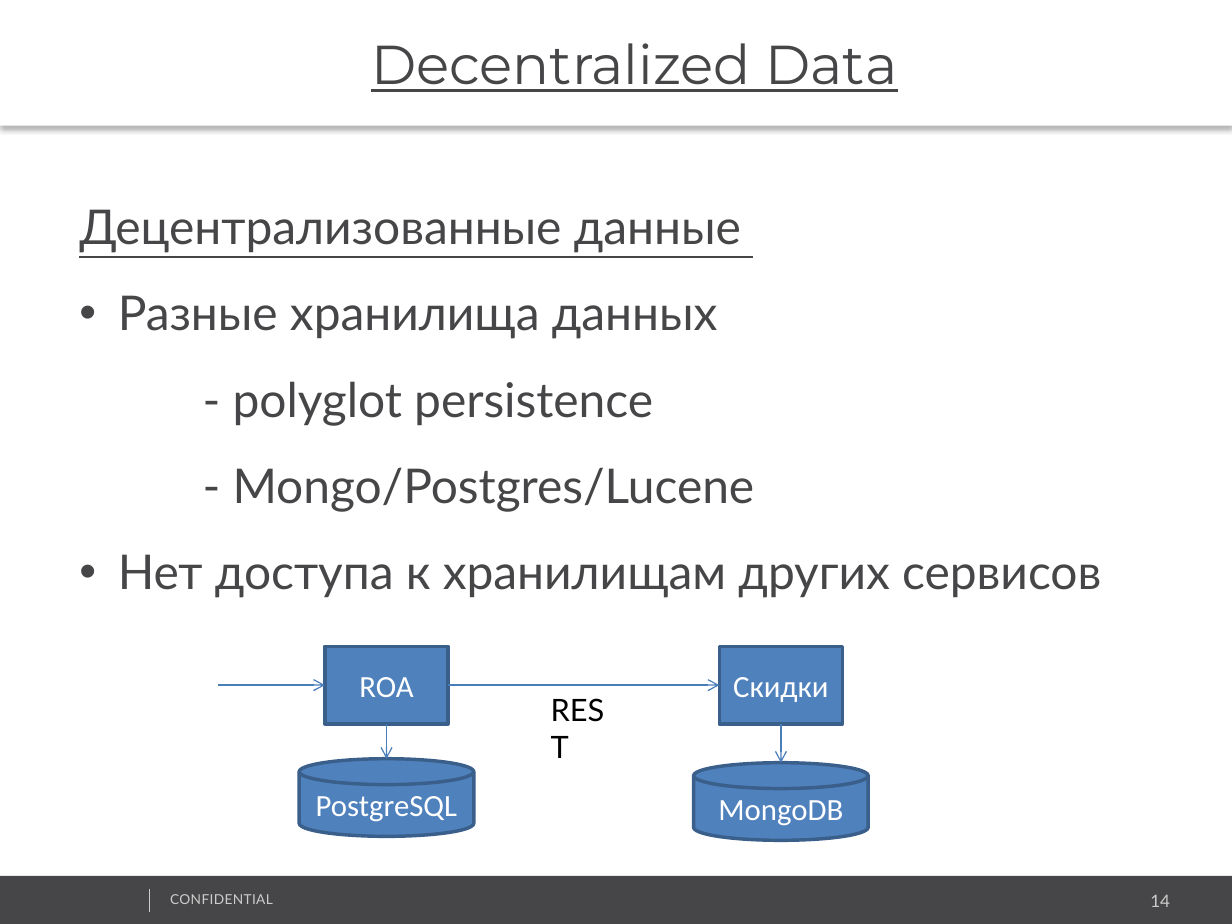
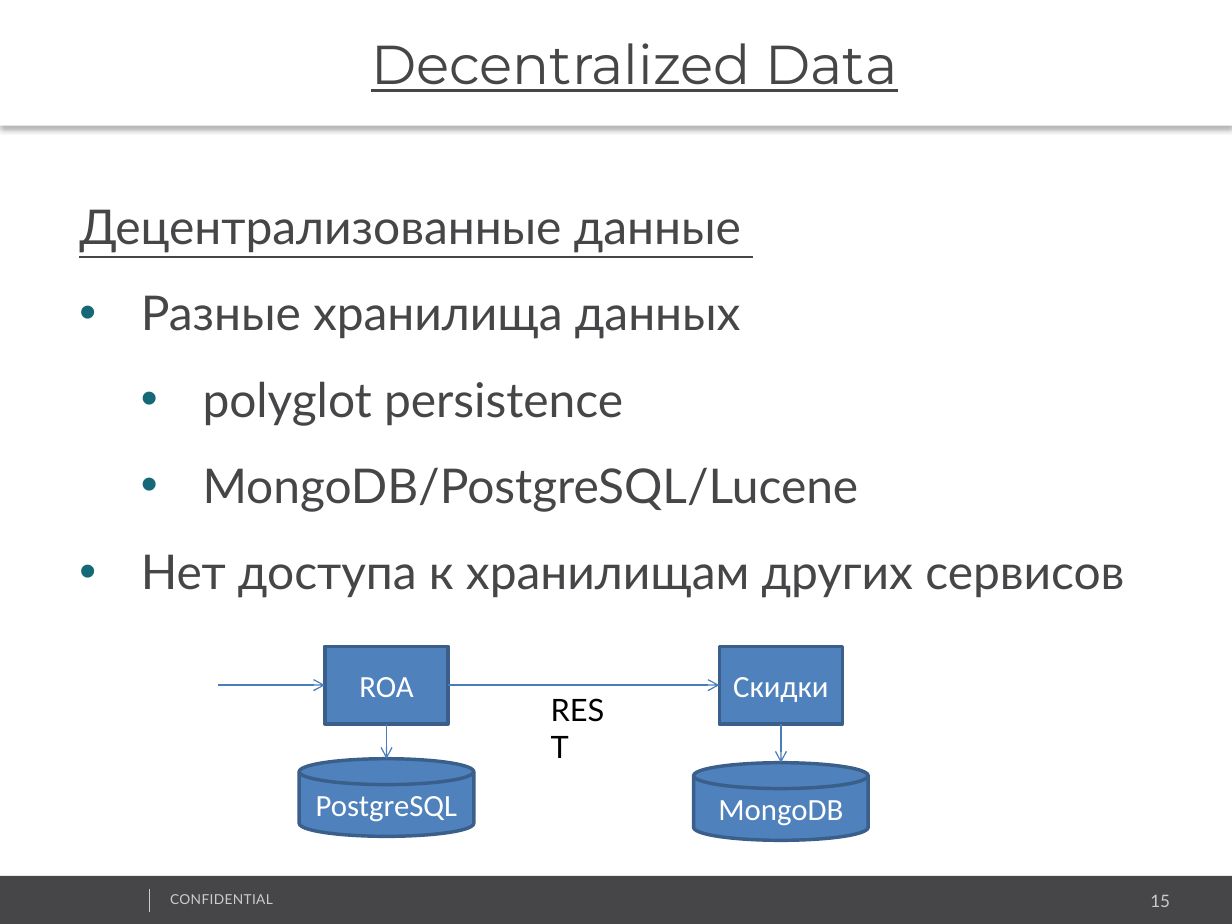
Before and after one commit to vitali-kviatkouski/personal, a slide deck: slide 15 of Microservices_Template.pptx (slide 14 before the commit). Drawn at 1232x924 pixels with LibreOffice and Linux fonts; fonts in the diff are those of the drawing; background and template pictures are left out. Boxes give left, top, right and bottom in pixels: in the first picture for what was removed or moved away, otherwise in the second. Text is boxed around its words. In the diff, an @@ line names an element or a change of style, - is before the commit and + after.

```diff
--- a/Microservices_Template.pptx
+++ b/Microservices_Template.pptx
@@ text at [141,295,1124,598]: indent changed @@
@@ text at [203,381,859,512]: text changed @@
-- polyglot persistence
-- Mongo/Postgres/Lucene
+  • polyglot persistence
+  • MongoDB/PostgreSQL/Lucene
@@ page number at [1150,895,1170,907]: text changed @@
-14
+15
```
Also in this commit, not shown: 23 other slides changed, 15 slides added, 2 slides removed.
